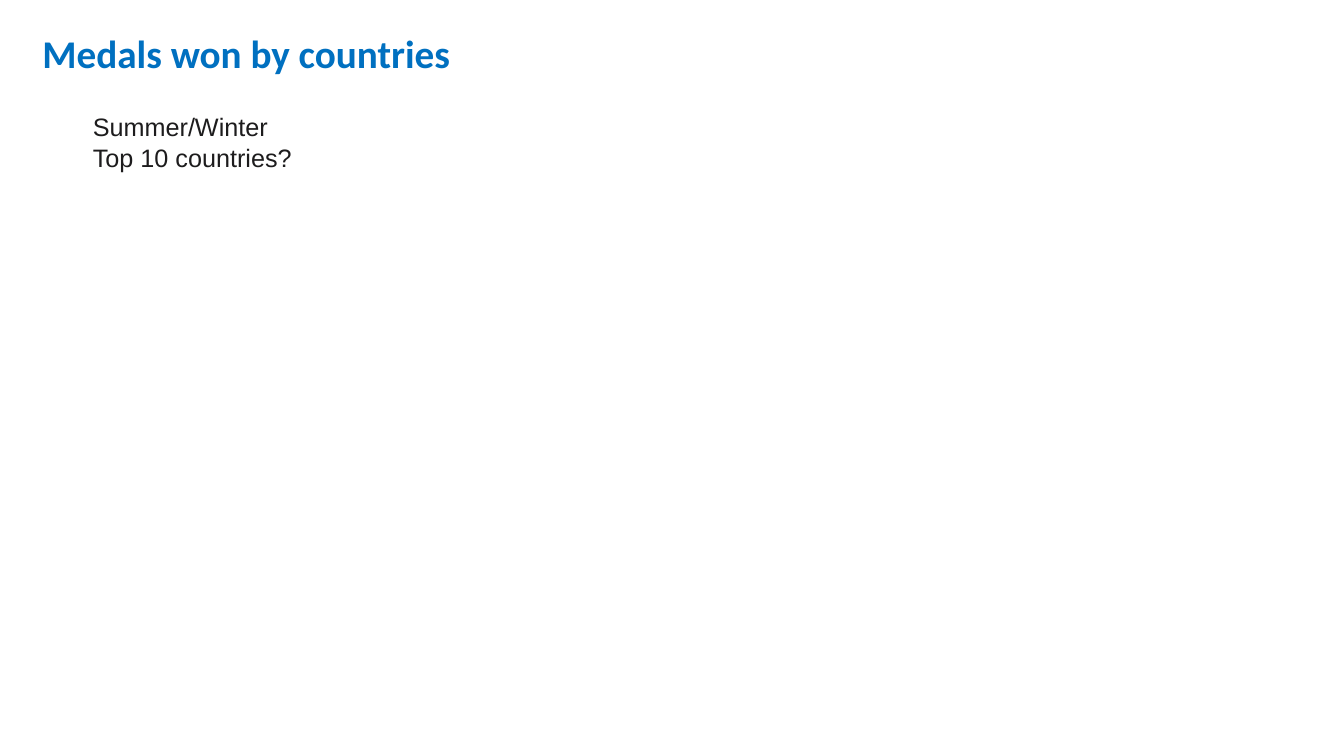
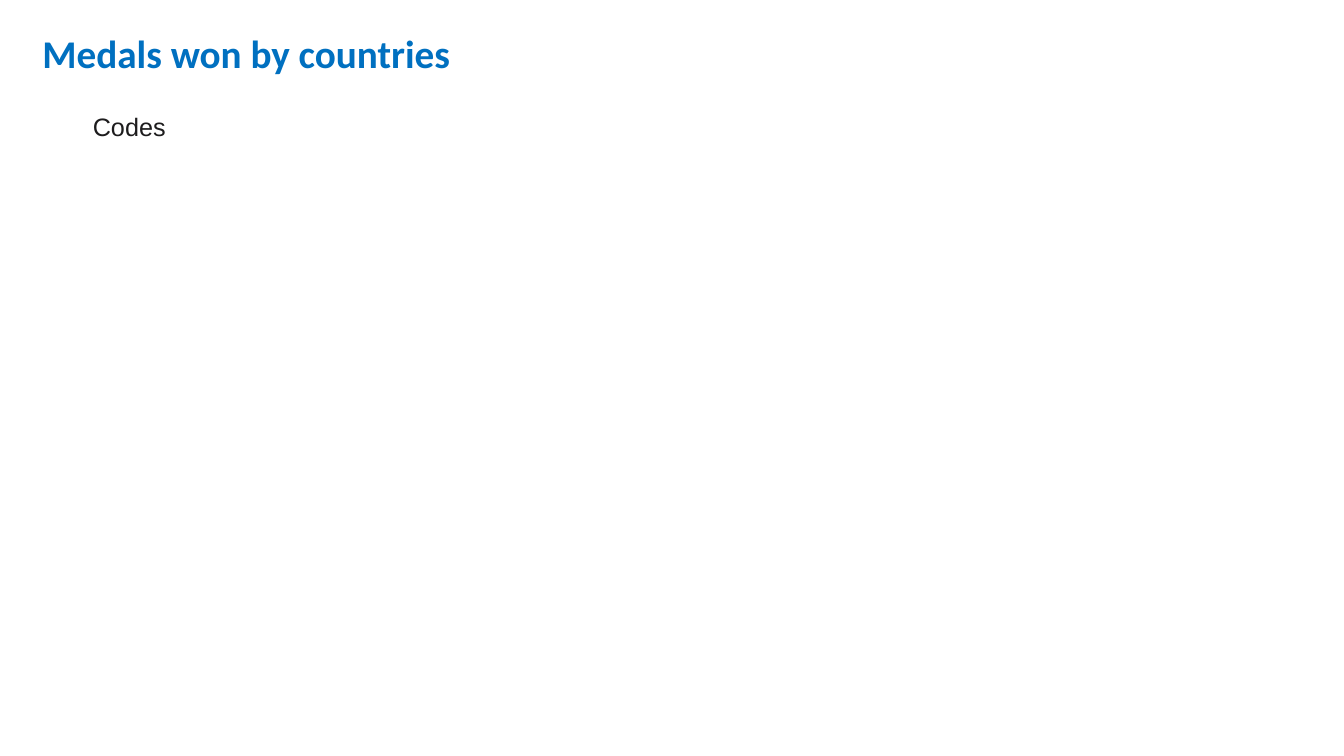
Before and after one commit to sissa81/project1, a slide deck: slide 8 of olympics by wildcats.pptx (slide 7 before the commit). Drawn at 1344x756 pixels with LibreOffice and Linux fonts; fonts in the diff are those of the drawing. Boxes give left, top, right and bottom in pixels: in the first picture for what was removed or moved away, otherwise in the second. Text is boxed around its words. In the diff, an @@ line names an element or a change of style, - is before the commit and + after.

```diff
--- a/olympics by wildcats.pptx
+++ b/olympics by wildcats.pptx
@@ text at box(93, 117, 166, 137): text changed @@
-Summer/Winter
-Top 10 countries?
+Codes
```
Also in this commit, not shown: 5 other slides changed, 6 slides added, 3 slides removed.
